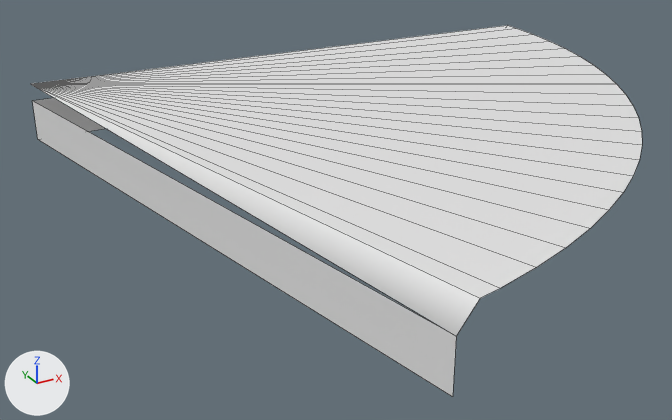
A saved change to the OBJ model Assets/Models/Slice22.obj.
Before and after are seen from a 50 mm lens placed at (-0.287, -1.605, 0.442), pointed at (0.348, -0.45, -0.136). Every picture has the same lights, and +X, +Y and +Z are marked at lower left. Mesh edges are drawn as thin lines. Where no turn or scale is listed for an object, it has been applied to the vertices.

Objects in the first picture: 'Slice22'.
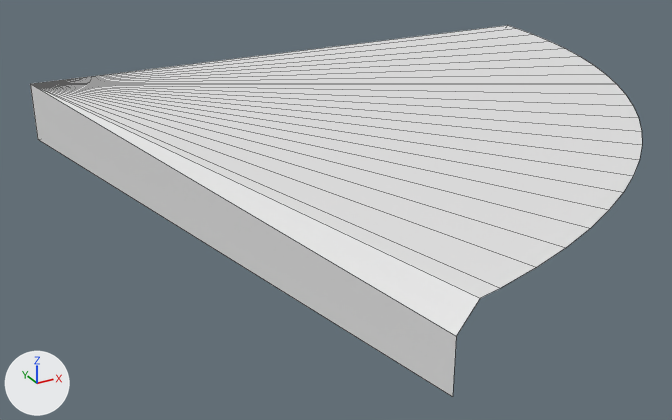
Pixel boxes [x1, y1, x2, y2] of what changed, in the pictures (672 x 420 px; the box of a moved part takes in the faces that stretch with it):
```json
{"object": "Slice22", "change": "reshaped", "before": [31, 25, 642, 397], "after": [30, 25, 642, 397]}
{"part": 1, "of": "me_slice22", "change": "moved or reshaped", "before": [33, 98, 456, 397], "after": [30, 84, 456, 397]}
```

Scene script edits in JSON lines:
```json
{"block": "me_slice22", "where": "me_slice22.from_pydata(...)  # 30 vertices, 26 faces; spans x 0.0..1.0, y -0.982..0.0, z -0.1..0.0"}
{"block": "me_slice22", "where": "# used by ob_slice22; location = (0.0, 0.0, 0.0)"}
{"block": "me_slice22", "where": "# verts and faces of me_slice22; kept vertices keep their numbers, new ones are numbered from 30"}
{"block": "me_slice22", "where": "# before: 0 (0.0, 0.0, 0.0) at pixel (30, 83), 2 (1.0, 0.0, -0.03), 25 (0.187, -0.982, -0.03) at pixel (456, 336), 26 (0.0, 0.0, -0.1) at pixel (37, 139), 27 (0.0, 0.0, -0.03) at pixel (32, 100)"}
{"block": "me_slice22", "where": "# before: 28 (1.0, 0.0, -0.1), 29 (0.187, -0.982, -0.1) at pixel (452, 396)"}
{"block": "me_slice22", "change": "me_slice22 part 1"}
{"op": "add", "block": "me_slice22", "code": "delete_vertices([27])  # with the faces that use them"}
{"op": "add", "block": "me_slice22", "code": "faces += [(0, 2, 28, 26), (0, 26, 29, 25)]"}
```
